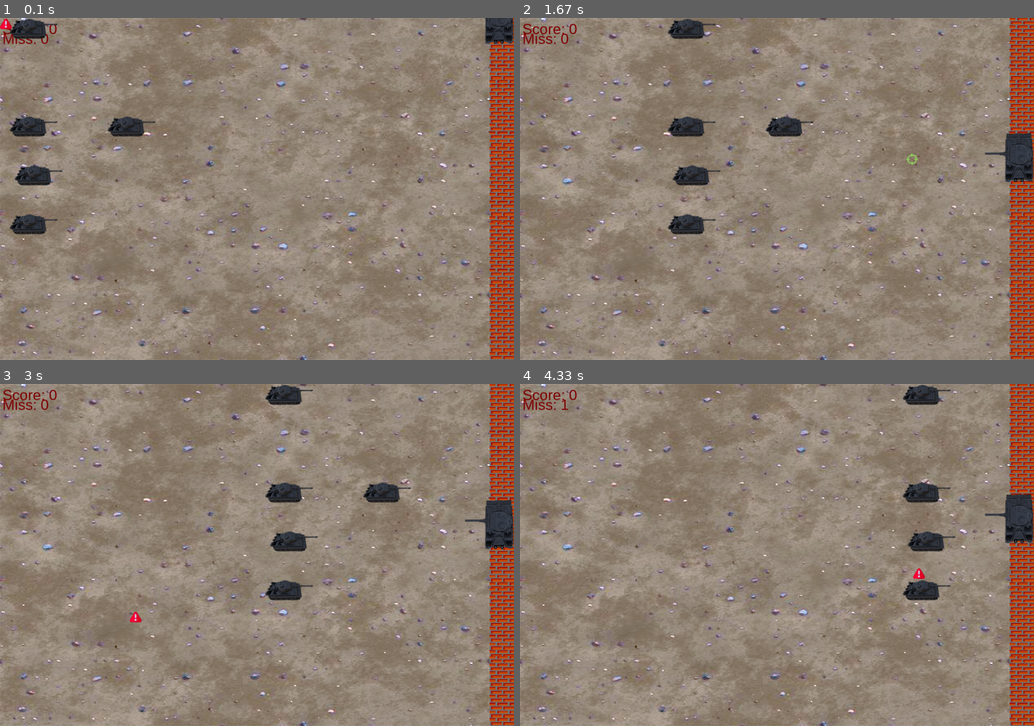
Above: before the commit, frames 1-4 (two rows, left to right).
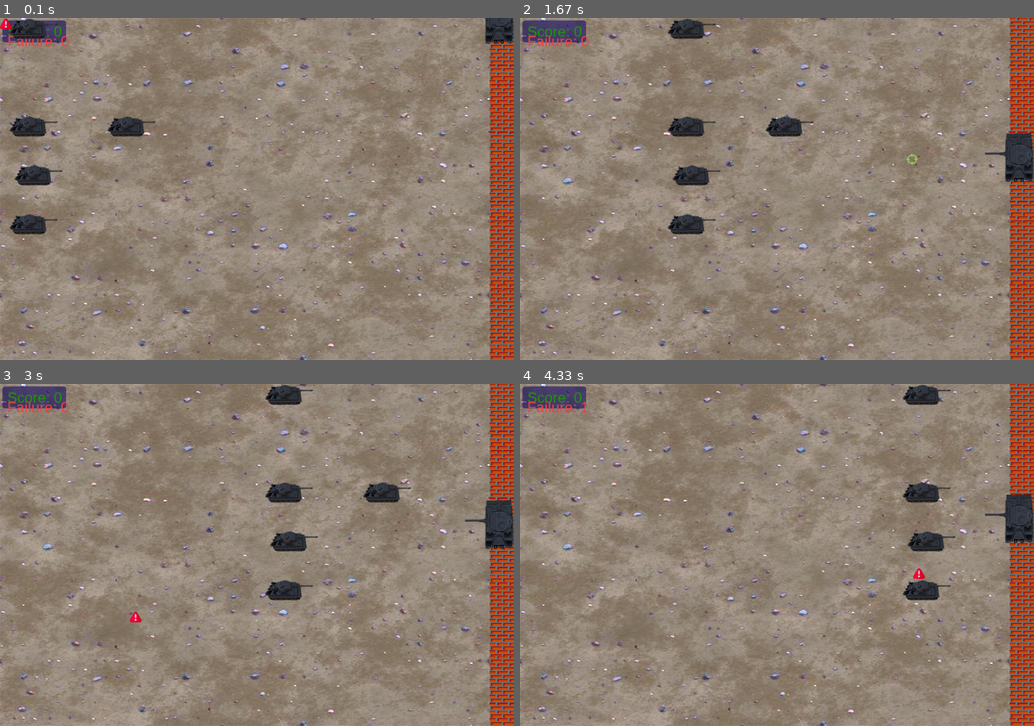
Above: after the commit, the same moments.

Repository: khanhtran-cse/ass-game-2018
Game: pygame game, started from main.py
Two runs of this game, one before a commit and one after it. Both use one fixed random seed, a clock stepped at 60 frames per second and the inputs below.
Inputs (mouse positions are in pixels of both pictures, inside the frame that each line leads up to):
- Up to frame 1 (0.1 s): no input
- Up to frame 2 (1.67 s): click (777, 189) at 0.38 s; click (823, 100) at 0.72 s; click (782, 223) at 1.05 s; click (910, 158) at 1.38 s
- Up to frame 3 (3 s): click (436, 623) at 1.72 s; click (447, 425) at 2.05 s; click (87, 448) at 2.38 s; click (133, 616) at 2.72 s
- Up to frame 4 (4.33 s): click (812, 500) at 3.05 s; click (597, 496) at 3.38 s; click (612, 442) at 3.72 s; click (920, 572) at 4.05 s

The runs differ from the first frame. In frame 1, 0.5% of the frame differs, in the area x 0-14%, y 0-9%; in frame 2, 0.9%; in frame 3, 0.9%; in frame 4, 0.9%.

Commit message:
Update score UI

Diff:
--- a/main.py
+++ b/main.py
@@ -59,7 +59,7 @@
 # Play background sound
 pygame.mixer.Sound('./sounds/background.wav').play(-1)
 
-score = Score(gameDisplay, 5, 5)
+score = Score(gameDisplay, 15, 10)
 
 # Init Jerry object
 tanks = [
--- a/score.py
+++ b/score.py
@@ -1,17 +1,19 @@
 import pygame
 
-
 class Score:
+	SCORE_COLOR = (29, 155, 1)
+	FAILURE_COLOR = (244, 66, 66)
+	BACKGROUND = pygame.image.load('./images/score-background.png')
 	score = 0
 	miss = 0
+
 
 	def __init__(self, gameDisplay, x,y):
 		self.gameDisplay = gameDisplay
 		self.x = x
 		self.y = y
 		self.titleScore = "Score: "
-		self.titleMiss = "Miss: "
-		self.colorText = (128, 0, 0)
+		self.titleMiss = "Failure: "
 		self.font = pygame.font.SysFont("helvetica", 30)
 
 	def increaseScore(self):
@@ -27,7 +29,9 @@
 		return self.miss
 
 	def draw(self):
-		textScore = self.font.render(self.titleScore + str(self.score), True, self.colorText)
-		textMiss = self.font.render(self.titleMiss + str(self.miss), True, self.colorText)
+		textScore = self.font.render(self.titleScore + str(self.score), True, Score.SCORE_COLOR)
+		textMiss = self.font.render(self.titleMiss + str(self.miss), True, Score.FAILURE_COLOR)
+		#pygame.draw.rect(self.gameDisplay, Score.BACKGROUND_COLOR, pygame.Rect(self.x-10,self.y-5,self.x + 120, self.y + 40))
+		self.gameDisplay.blit(Score.BACKGROUND,(self.x - 10, self.y - 5))
 		self.gameDisplay.blit(textScore, (self.x, self.y ))
 		self.gameDisplay.blit(textMiss, (self.x, self.y+ 20))
Binary file added: images/score-background.png
